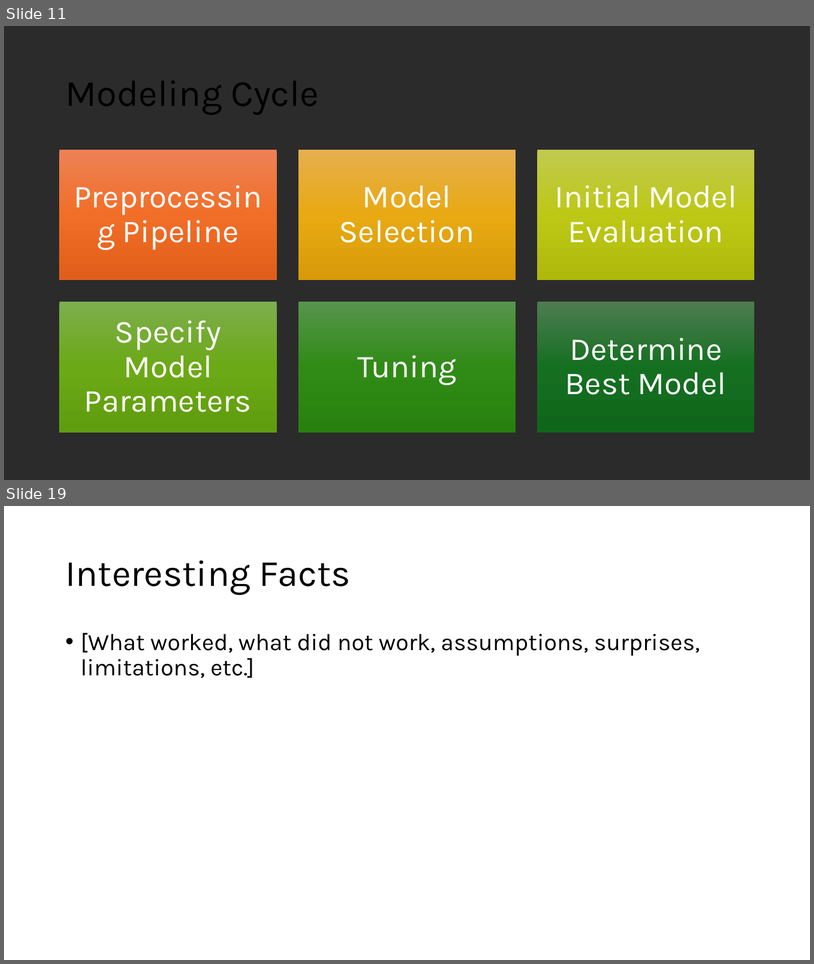
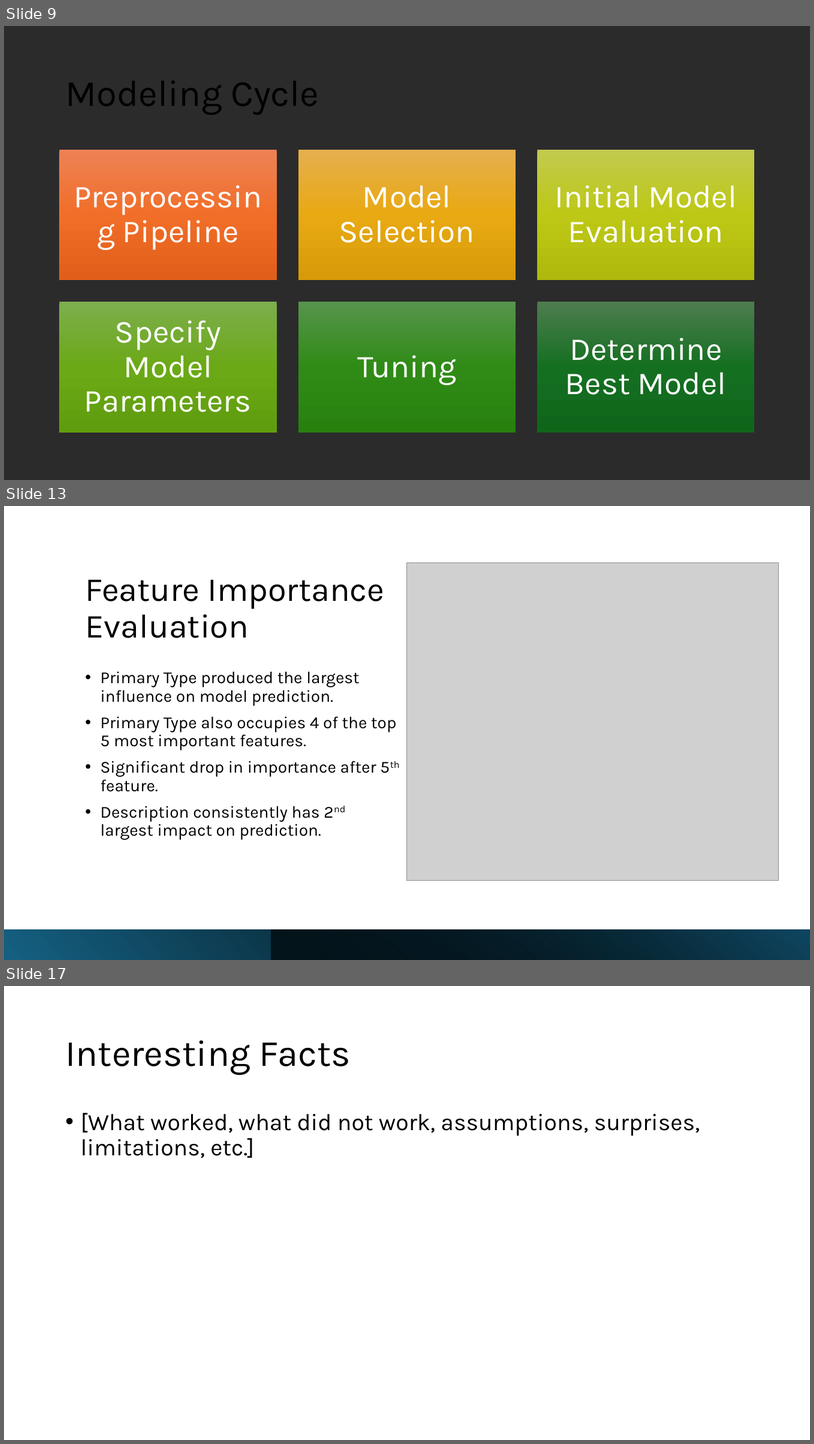
Before and after one commit to tkoche3/ISDS7075, a slide deck: ISDS 7075 Final Presentation.pptx. Shown one above the other, each under a label of ours: slides 11 and 19 before the commit, slides 9, 13 and 17 after it; the slides between them are not shown. The pictures are 814x964 and 814x1444 pixels, drawn with LibreOffice and Linux fonts; fonts in the diff are those of the drawing; grey boxes stand for pictures; background and template pictures are left out; a plain dark background stands for a picture behind light text. Boxes give left, top, right and bottom in pixels: in the first picture for what was removed or moved away, otherwise in the second. Text is boxed around its words. In the diff, an @@ line names an element or a change of style, - is before the commit and + after.

```diff
--- a/ISDS 7075 Final Presentation.pptx
+++ b/ISDS 7075 Final Presentation.pptx
@@ slide 13 added at bbox=[4, 506, 810, 960], background #FFFFFF @@
@@ picture added at bbox=[408, 563, 779, 880] @@
@@ title added at bbox=[85, 579, 385, 638], 40 pt, text #000000 @@
+Feature Importance Evaluation
@@ text added at bbox=[101, 672, 396, 840], 20 pt, text #000000 @@
+• Primary Type produced the largest influence on model prediction.
+• Primary Type also occupies 4 of the top 5 most important features.
+• Significant drop in importance after 5th feature.
+• Description consistently has 2nd largest impact on prediction.
@@ rectangle added at bbox=[4, 930, 810, 960], fill gradient #156082 to #000000 @@
@@ rectangle added at bbox=[272, 930, 810, 960], fill gradient #000000 to #104862 @@
@@ what was slide 11 is now slide 9 @@
@@ what was slide 19 is now slide 17 @@
```
Also in this commit, not shown: 12 slides changed, 1 other slide added, 4 slides removed.
